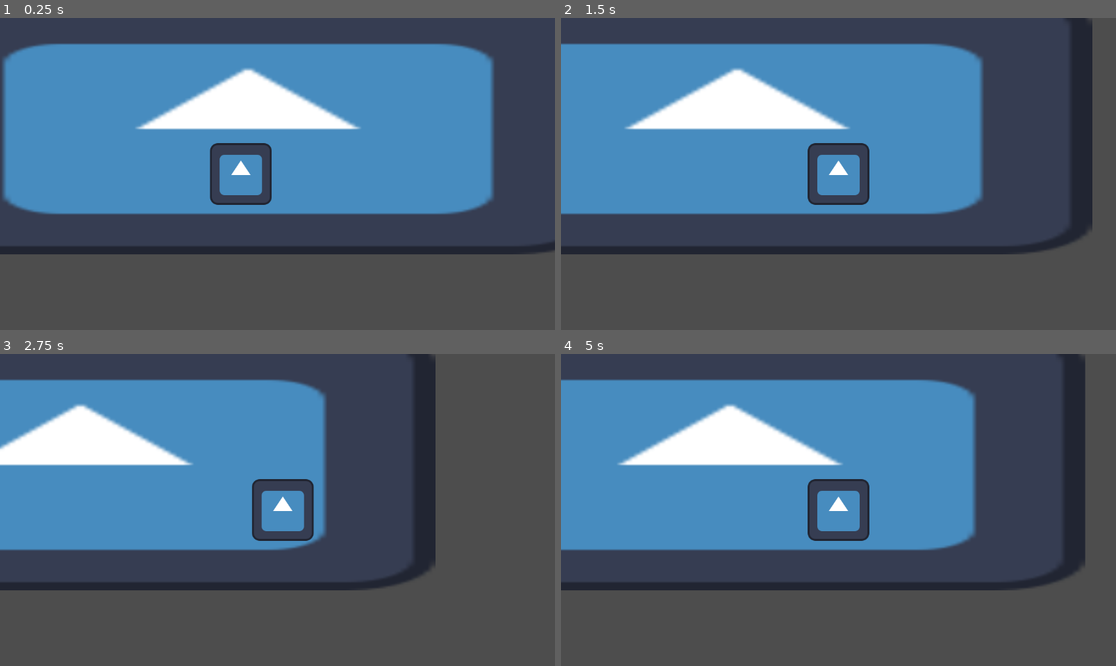
Above: before the commit, frames 1-4 (two rows, left to right).
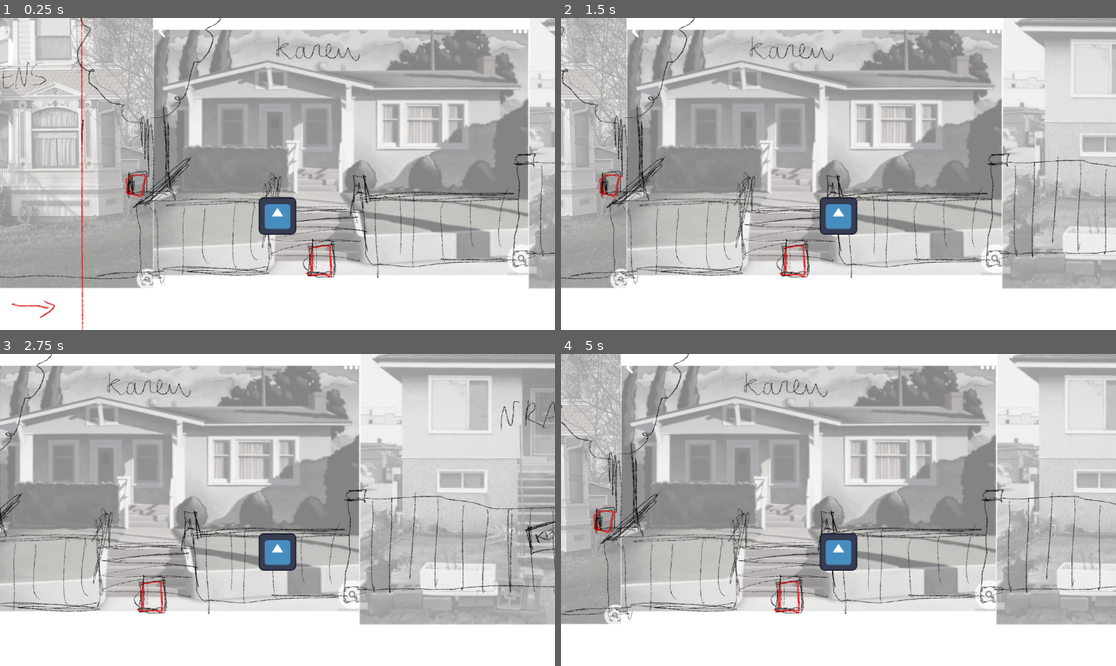
Above: after the commit, the same moments.

Repository: fallenatlas/ET_Horror_Jam_24
Game: Godot game, scene res://scenes/street.tscn
Two runs of this game, one before a commit and one after it. Both use one fixed random seed, a clock stepped at 60 frames per second and the inputs below. The engine's default icon, where the game draws it, is replaced by a stand-in: a white triangle on a blue panel in a dark square.
Inputs:
- Up to frame 1 (0.25 s): no input
- Up to frame 2 (1.5 s): tap Enter at 0.5 s; hold D (move_right) 0.53-1.28 s; tap W (move_foward) at 0.6, 1.35 s; hold S (move_backward) from 1.28 s (still down)
- Up to frame 3 (2.75 s): tap Space at 2 s; release S (move_backward) at 2.03 s; hold D (move_right) from 2.03 s (still down); tap W (move_foward) at 2.1 s
- Up to frame 4 (5 s): tap W (move_foward) at 2.85, 3.6, 4.35 s; release D (move_right) at 3.53 s; hold A (move_left) from 3.53 s (still down)

The runs differ from the first frame. In frame 1, 99% of the frame differs, in the area x 0-100%, y 0-100%; in frame 2, 99%; in frame 3, 99%; in frame 4, 99%.

Commit message:
adjust movement to temporary assets and add colliders to scenes

Diff:
--- /dev/null
+++ b/scenes/house.tscn
@@ -0,0 +1,61 @@
+[gd_scene load_steps=7 format=3 uid="uid://lg306ae4ij8v"]
+
+[ext_resource type="Texture2D" uid="uid://bj3fumvnwwcjt" path="res://IMG_2502.jpeg" id="1_yhdy0"]
+[ext_resource type="PackedScene" uid="uid://bywfvf3mwlcdn" path="res://scenes/player.tscn" id="2_adveg"]
+
+[sub_resource type="RectangleShape2D" id="RectangleShape2D_k78rp"]
+size = Vector2(2248, 67)
+
+[sub_resource type="RectangleShape2D" id="RectangleShape2D_rahnn"]
+size = Vector2(2244, 61)
+
+[sub_resource type="RectangleShape2D" id="RectangleShape2D_t2i65"]
+size = Vector2(69, 1418)
+
+[sub_resource type="RectangleShape2D" id="RectangleShape2D_i6mng"]
+size = Vector2(66, 1415)
+
+[node name="House" type="Node2D"]
+
+[node name="Sprite2D" type="Sprite2D" parent="."]
+texture = ExtResource("1_yhdy0")
+
+[node name="CharacterBody2D" parent="." instance=ExtResource("2_adveg")]
+position = Vector2(-497, -124)
+
+[node name="Camera2D" parent="CharacterBody2D" index="2"]
+zoom = Vector2(0.54, 0.54)
+limit_left = -1050
+limit_top = -800
+limit_right = 1050
+limit_bottom = 800
+
+[node name="BottomCollider" type="StaticBody2D" parent="."]
+position = Vector2(0, 834)
+
+[node name="CollisionShape2D" type="CollisionShape2D" parent="BottomCollider"]
+position = Vector2(0, -11.5)
+shape = SubResource("RectangleShape2D_k78rp")
+
+[node name="TopCollider" type="StaticBody2D" parent="."]
+position = Vector2(0, -659)
+
+[node name="CollisionShape2D" type="CollisionShape2D" parent="TopCollider"]
+position = Vector2(0, -20.5)
+shape = SubResource("RectangleShape2D_rahnn")
+
+[node name="LeftCollider" type="StaticBody2D" parent="."]
+position = Vector2(-1023, 0)
+
+[node name="CollisionShape2D" type="CollisionShape2D" parent="LeftCollider"]
+position = Vector2(-24.5, 64)
+shape = SubResource("RectangleShape2D_t2i65")
+
+[node name="RightCollider" type="StaticBody2D" parent="."]
+position = Vector2(1053, 0)
+
+[node name="CollisionShape2D" type="CollisionShape2D" parent="RightCollider"]
+position = Vector2(33, 68.5)
+shape = SubResource("RectangleShape2D_i6mng")
+
+[editable path="CharacterBody2D"]
--- a/scenes/player.tscn
+++ b/scenes/player.tscn
@@ -4,6 +4,8 @@
 [ext_resource type="Texture2D" uid="uid://dthpo0u5oh5wb" path="res://icon.svg" id="2_lf83q"]
 
 [sub_resource type="CapsuleShape2D" id="CapsuleShape2D_yeqt7"]
+radius = 65.0
+height = 366.0
 
 [sub_resource type="SpriteFrames" id="SpriteFrames_cc537"]
 animations = [{
@@ -72,8 +74,10 @@
 animation = &"Idle"
 
 [node name="Camera2D" type="Camera2D" parent="."]
-limit_left = -500
-limit_right = 1000
+position = Vector2(0, -144)
+zoom = Vector2(0.605, 0.605)
+limit_left = -3350
+limit_right = 3350
 
 [node name="AnimationPlayer" type="AnimationPlayer" parent="."]
 libraries = {
--- a/scenes/street.tscn
+++ b/scenes/street.tscn
@@ -1,8 +1,11 @@
-[gd_scene load_steps=4 format=3 uid="uid://dif5pc5nhk4pc"]
+[gd_scene load_steps=5 format=3 uid="uid://dif5pc5nhk4pc"]
 
 [ext_resource type="Script" path="res://scripts/street.gd" id="1_8j2be"]
-[ext_resource type="Texture2D" uid="uid://dthpo0u5oh5wb" path="res://icon.svg" id="2_m64ao"]
+[ext_resource type="Texture2D" uid="uid://bxba7128pc0uh" path="res://IMG_2499.jpeg" id="2_vmgcv"]
 [ext_resource type="PackedScene" uid="uid://bywfvf3mwlcdn" path="res://scenes/player.tscn" id="3_h7krq"]
+
+[sub_resource type="RectangleShape2D" id="RectangleShape2D_xjw7d"]
+size = Vector2(73, 1077)
 
 [node name="Street" type="Node2D"]
 script = ExtResource("1_8j2be")
@@ -12,8 +15,22 @@
 [node name="ParallaxLayer" type="ParallaxLayer" parent="ParallaxBackground"]
 
 [node name="Icon" type="Sprite2D" parent="ParallaxBackground/ParallaxLayer"]
-position = Vector2(15, -102)
-scale = Vector2(11.52, 4.2)
-texture = ExtResource("2_m64ao")
+position = Vector2(0, -216)
+texture = ExtResource("2_vmgcv")
 
 [node name="Player" parent="." instance=ExtResource("3_h7krq")]
+position = Vector2(0, -71)
+
+[node name="LeftLimit" type="StaticBody2D" parent="."]
+position = Vector2(-3422, -265)
+
+[node name="LeftLimit" type="CollisionShape2D" parent="LeftLimit"]
+position = Vector2(26.5, 48.5)
+shape = SubResource("RectangleShape2D_xjw7d")
+
+[node name="RightLimit" type="StaticBody2D" parent="."]
+position = Vector2(3369, -265)
+
+[node name="RightLimit" type="CollisionShape2D" parent="RightLimit"]
+position = Vector2(26.5, 48.5)
+shape = SubResource("RectangleShape2D_xjw7d")
--- a/scripts/player/player.gd
+++ b/scripts/player/player.gd
@@ -1,6 +1,6 @@
 extends CharacterBody2D
 
-const SPEED = 300.0
+const SPEED = 400.0
 const JUMP_VELOCITY = -400.0
 
 var move_on_y : bool = true
Binary file added: IMG_2499.jpeg
Not shown, added: IMG_2499.jpeg.import
Binary file added: IMG_2502.jpeg
Not shown, added: IMG_2502.jpeg.import
